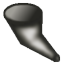
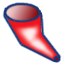
Layered file, before and after one edit (64 x 64). Changes by layer:
removed layer "New Layer#3" over [3,2,61,63]
added layer "New Layer#4" above "New Layer#6" over [5,5,64,61]
added layer "New Layer#6" above "New Layer#7" over [2,2,62,63]
added layer "New Layer#7" over [3,3,61,63]
